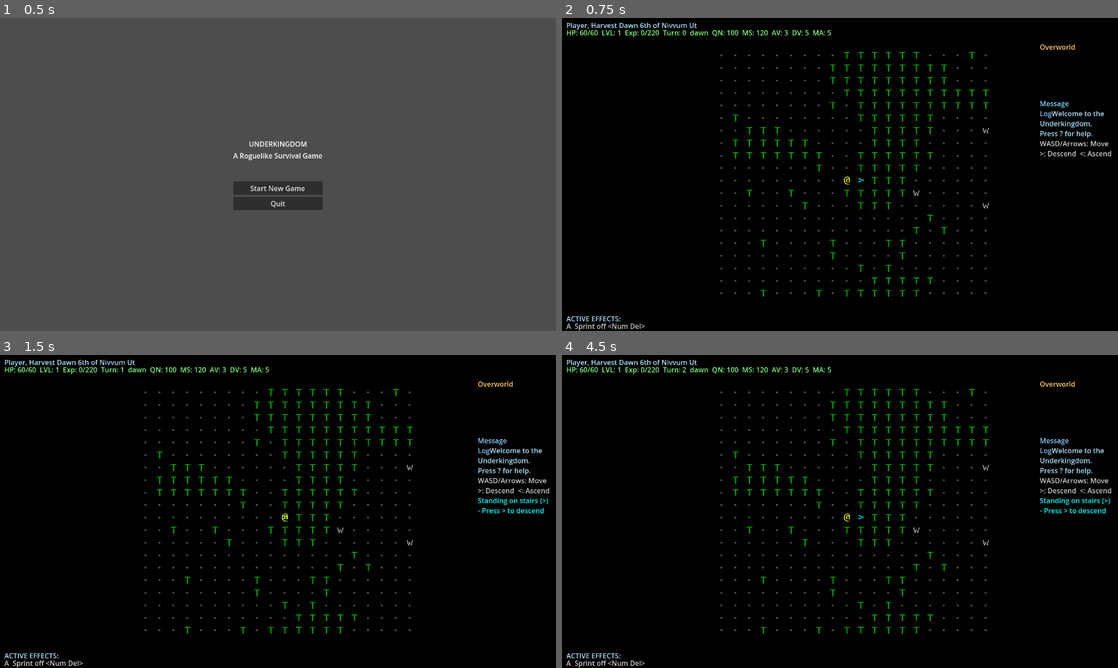
Above: before the commit, frames 1-4 (two rows, left to right).
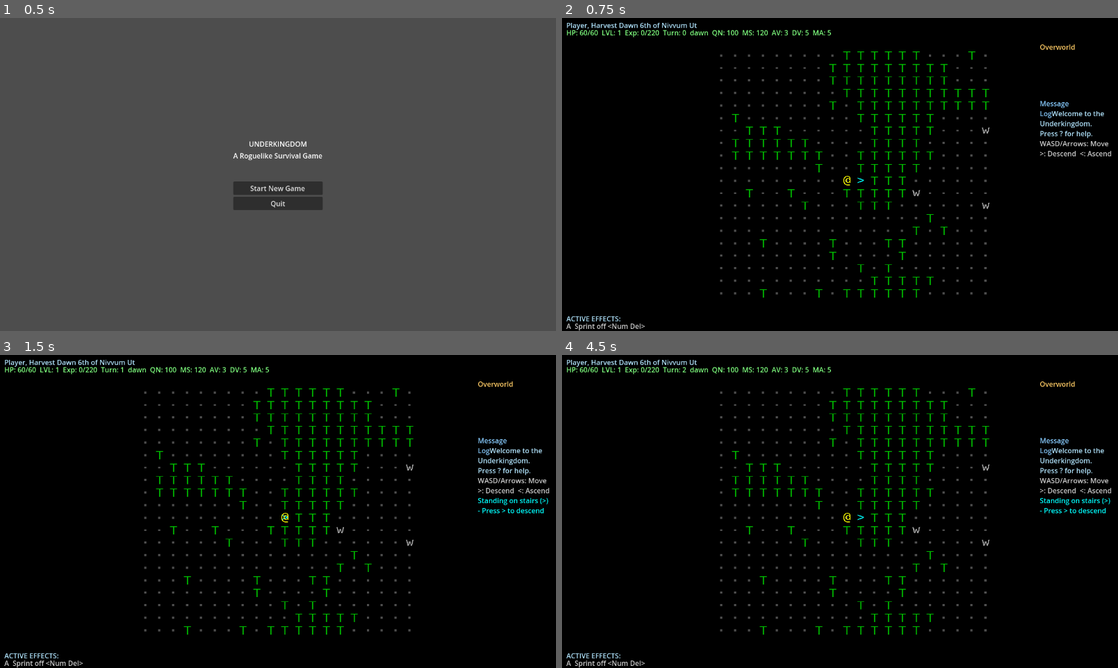
Above: after the commit, the same moments.

Repository: stevenraines/underkingdom-godot-cc
Game: Godot game, scene res://scenes/main.tscn
The game is run twice, just before and just after one commit, with the same random seed, the same clock (stepped at 60 frames per second) and the same inputs.
Inputs:
- Up to frame 1 (0.5 s): no input
- Up to frame 2 (0.75 s): click "Start New Game" at 0.5 s
- Up to frame 3 (1.5 s): tap Enter at 1.25 s; hold Right (ui_right) from 1.28 s (still down)
- Up to frame 4 (4.5 s): tap Space at 2, 3.5 s; release Right (ui_right) at 2.03 s; hold Down (ui_down) 2.03-2.78 s; tap Enter at 2.75, 4.25 s; hold Right (ui_right) 2.78-3.53 s; hold Up (ui_up) 3.53-4.28 s; hold Left (ui_left) from 4.28 s (still down)

Frame 1 is identical in both runs. In frame 2, 1.3% of the frame differs, in the area x 28-77%, y 10-90%; in frame 3, 1.3%; in frame 4, 1.3%.

Commit message:
feat: Adjust tile atlas settings for improved rendering; update font size for better clarity

Diff:
--- a/rendering/ascii_renderer.gd
+++ b/rendering/ascii_renderer.gd
@@ -129,6 +129,8 @@
 	var source = TileSetAtlasSource.new()
 	source.texture = texture
 	source.texture_region_size = Vector2i(TILE_SIZE, TILE_SIZE)
+	source.separation = Vector2i(0, 0)  # No spacing between tiles
+	source.margins = Vector2i(0, 0)     # No margins around the atlas
 
 	# Add tiles for all 895 Unicode characters in 32-column grid
 	# Characters laid out left-to-right, top-to-bottom (28 rows)
Binary file changed: rendering/tilesets/ascii_tileset.png
Binary file changed: rendering/tilesets/unicode_tileset.png
Not shown, changed: rendering/generate_tilesets.py
